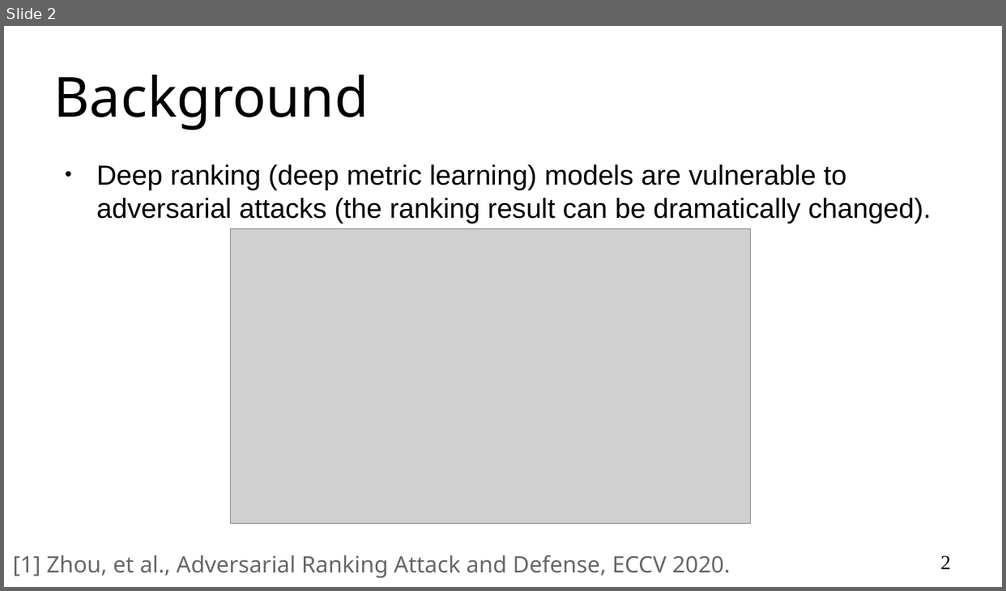
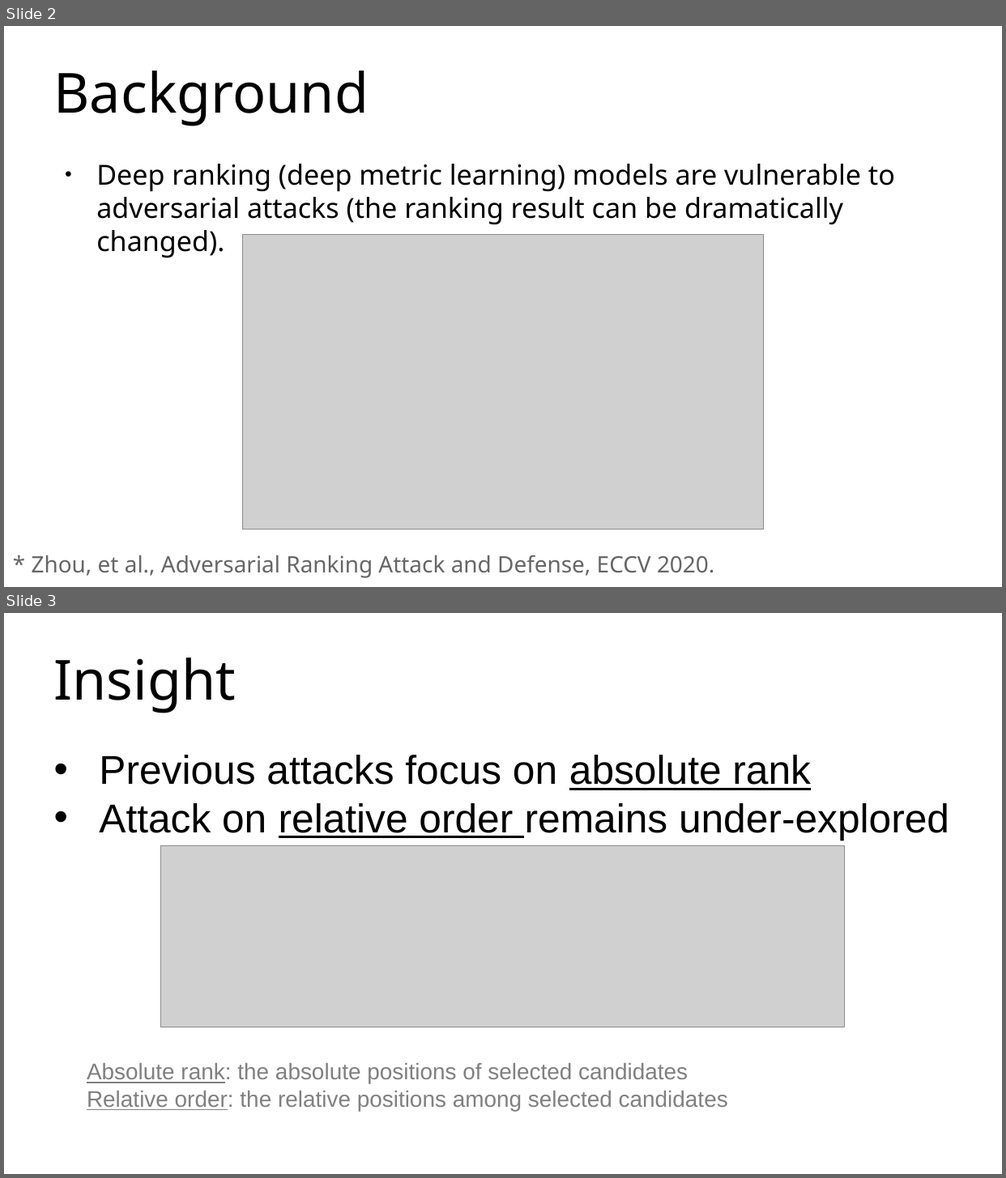
Before and after one commit to cdluminate/advorder, a slide deck: assets/slides.pptx. Shown one above the other, each under a label of ours: slide 2 before the commit, slides 2 and 3 after it. The pictures are 1006x591 and 1006x1178 pixels, drawn with LibreOffice and Linux fonts; fonts in the diff are those of the drawing; grey boxes stand for pictures; background and template pictures are left out. Boxes give left, top, right and bottom in pixels: in the first picture for what was removed or moved away, otherwise in the second. Text is boxed around its words. In the diff, an @@ line names an element or a change of style, - is before the commit and + after.

```diff
--- a/assets/slides.pptx
+++ b/assets/slides.pptx
@@ slide 3 added at [4,613,1002,1174], background #FFFFFF @@
@@ title added at [54,658,236,713], 44 pt, text #000000 @@
+Insight
@@ text added at [99,755,949,840], 32 pt, text #000000 @@
+• Previous attacks focus on absolute rank
+• Attack on relative order remains under-explored
@@ picture added at [162,845,846,1028] @@
@@ text added at [87,1063,728,1111], 18 pt, text #808080 @@
+Absolute rank: the absolute positions of selected candidates
+Relative order: the relative positions among selected candidates
@@ slide 2 changed as well @@
@@ title "Background" at [54,71,368,126]: line spacing 1 to 0.9 @@
@@ text "Deep ranking (deep metric learning) ..." at [96,164,895,258]: font Arial to Noto Sans; line spacing 1 to 0.9 @@
@@ picture: place and size @@
-picture at [230,228,751,524]
+picture at [243,234,764,530]
@@ text at [32,555,714,578]: text changed @@
-[1] Zhou, et al., Adversarial Ranking Attack and Defense, ECCV 2020.
+* Zhou, et al., Adversarial Ranking Attack and Defense, ECCV 2020.
@@ page number removed at [940,556,950,570] @@
-2
```
Also in this commit, not shown: 1 other slide changed, 13 other slides added, 1 slide removed, 2 other files.
